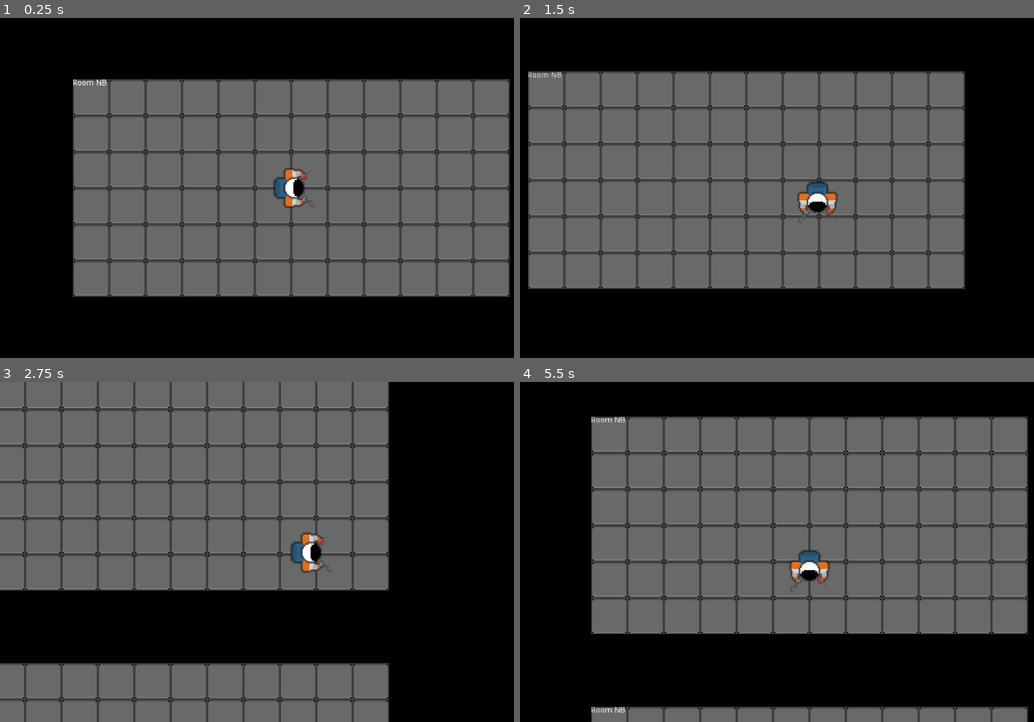
Above: before the commit, frames 1-4 (two rows, left to right).
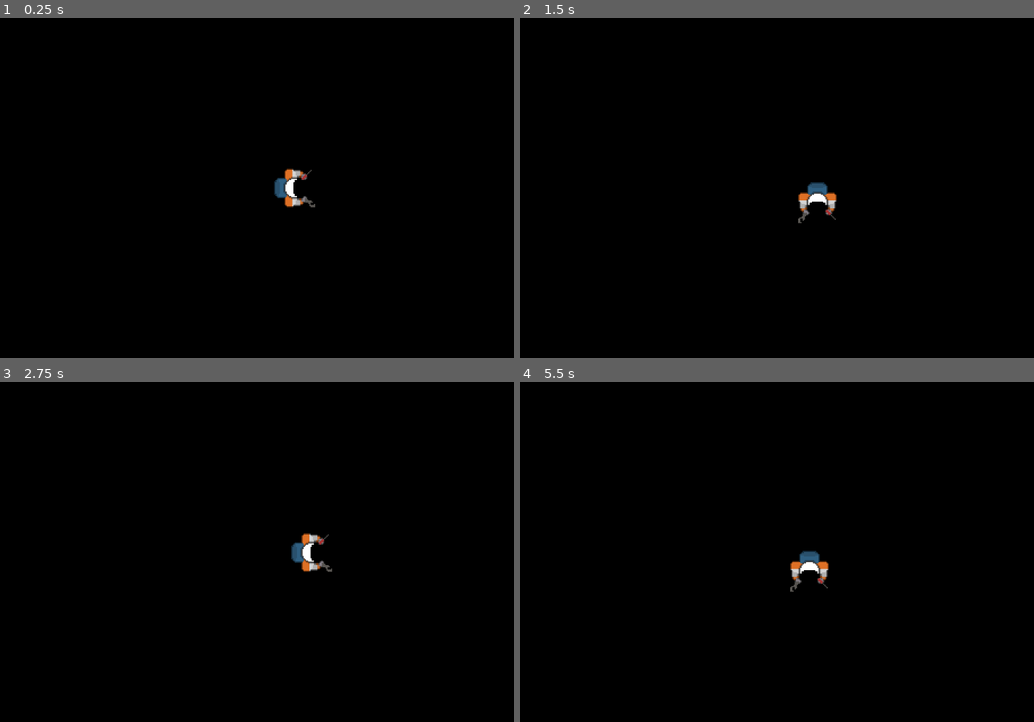
Above: after the commit, the same moments.

Repository: frankakn7/NothingIsPermanent
Game: Godot game, scene res://Main.tscn
Same seed, same stepped clock (60 frames per second), same inputs: the game is played once before the commit and once after it.
Inputs:
- Up to frame 1 (0.25 s): no input
- Up to frame 2 (1.5 s): tap Enter at 0.5 s; hold D (move_right) 0.53-1.28 s; hold S (move_down) from 1.28 s (still down)
- Up to frame 3 (2.75 s): release S (move_down) at 2.03 s; hold D (move_right) from 2.03 s (still down)
- Up to frame 4 (5.5 s): release D (move_right) at 2.78 s; hold W (move_up) 2.78-3.53 s; hold A (move_left) 3.53-5.03 s; hold S (move_down) from 5.03 s (still down)

The runs differ from the first frame. In frame 1, 54% of the frame differs, in the area x 14-100%, y 17-83%; in frame 2, 54%; in frame 3, 59%, in the area x 0-76%, y 0-100%; in frame 4, 57%.
Error after the commit: Parse Error: Indented block expected after declaration of "generateCorridor" function. (res://RoomManager.gd:67)

Commit message:
made Corridor Horizontal point 0,0 in center of corridor (for turning) Now Corridor Horizontal can be used as generic corridor that can be turned for Horizontal / Vertical use

Diff:
--- a/Game_Files/CorridorHorizontal.tscn
+++ b/Game_Files/CorridorHorizontal.tscn
@@ -27,17 +27,17 @@
 z_index = -2
 tile_set = SubResource( 1 )
 format = 1
-tile_data = PoolIntArray( 0, 0, 0, 1, 0, 0, 65536, 0, 0, 65537, 0, 0 )
+tile_data = PoolIntArray( -1, 0, 0, -65536, 0, 0, 65535, 0, 0, 0, 0, 0 )
 
 [node name="StaticBody2D" type="StaticBody2D" parent="."]
-position = Vector2( -10, -10 )
+position = Vector2( -74, -74 )
 
 [node name="CollisionShape2D" type="CollisionShape2D" parent="StaticBody2D"]
 position = Vector2( 74, 0 )
 shape = SubResource( 2 )
 
 [node name="StaticBody2D2" type="StaticBody2D" parent="."]
-position = Vector2( 138, 138 )
+position = Vector2( 74, 74 )
 
 [node name="CollisionShape2D" type="CollisionShape2D" parent="StaticBody2D2"]
 position = Vector2( -74, 0 )
--- a/Game_Files/RoomManager.gd
+++ b/Game_Files/RoomManager.gd
@@ -16,7 +16,7 @@
 func _ready():
 	generateRooms()
 
-func generateNeighbourRooms():
+func generateNeighbourRooms(id, roomPos):
 	pass
 
 func generateRooms():
@@ -25,24 +25,6 @@
 		for x in range(len(room_layout[y])):
 			if room_layout[y][x] == 2:
 				generateStartRoom(Vector2(x,y))
-#			var room_instance = room_scene.instance()
-#			room_instance.set_name("Room_%d_%d" % [x, y])
-#			room_instance.id = Vector2(x,y)
-#			add_child(room_instance)
-#			room_instance.connect("player_entered", self, "on_Enter")
-#			var room_x_offset = len(room_layout[y])
-#			if room_x_offset % 2 == 1:
-#				room_x_offset = room_x_offset - 1
-#			room_x_offset = (room_x_offset / 2) * room_instance.tile_pixel_width * room_instance.max_width
-#			var room_x_pos = room_instance.max_width * x * room_instance.tile_pixel_width + (room_distance * x) - room_x_offset
-#
-#			var room_y_offset = len(room_layout)
-#			if room_y_offset % 2 == 1:
-#				room_y_offset = room_y_offset - 1
-#			room_y_offset = (room_y_offset / 2) * room_instance.tile_pixel_width * room_instance.max_height
-#			var room_y_pos = room_instance.max_height * y * room_instance.tile_pixel_width + (room_distance * y) - room_y_offset
-#			room_instance.position += Vector2(room_x_pos, room_y_pos)
-#
 #			# Horizontal Corridors
 #			if x != 0:
 #				var corridor_instance_h = corridor_hor_scene.instance()
@@ -70,12 +52,21 @@
 	room_instance.set_name("Room_%d_%d" % [room_id.x,room_id.y])
 	add_child(room_instance)
 	room_instance.id = room_id
+	#offset to parent center
 	var offset_to_parent_X = offsetVector.x * (room_instance.tile_pixel_width * room_instance.max_width + room_distance)
 	var offset_to_parent_Y = offsetVector.y * (room_instance.tile_pixel_width * room_instance.max_height + room_distance)
+	#offset to self room center (to go from center to top left corner)
 	var offset_to_room_center_X = (room_instance.tile_pixel_width * room_instance.max_width) / 2
 	var offset_to_room_center_Y = (room_instance.tile_pixel_width * room_instance.max_height) / 2
 	room_instance.global_position = Vector2(parentPosition.x + offset_to_room_center_X, parentPosition.y + offset_to_room_center_Y)  + Vector2(offset_to_parent_X - offset_to_room_center_X, offset_to_parent_Y - offset_to_room_center_Y)
 	room_instance.connect("player_entered", self, "on_Enter")
+
+func generateCorridor(roomPos, side):
+
+
+func generateCorridors(roomPos, side):
+	pass
+
 
 func generateStartRoom(id):
 	var room_instance = room_scene.instance()
